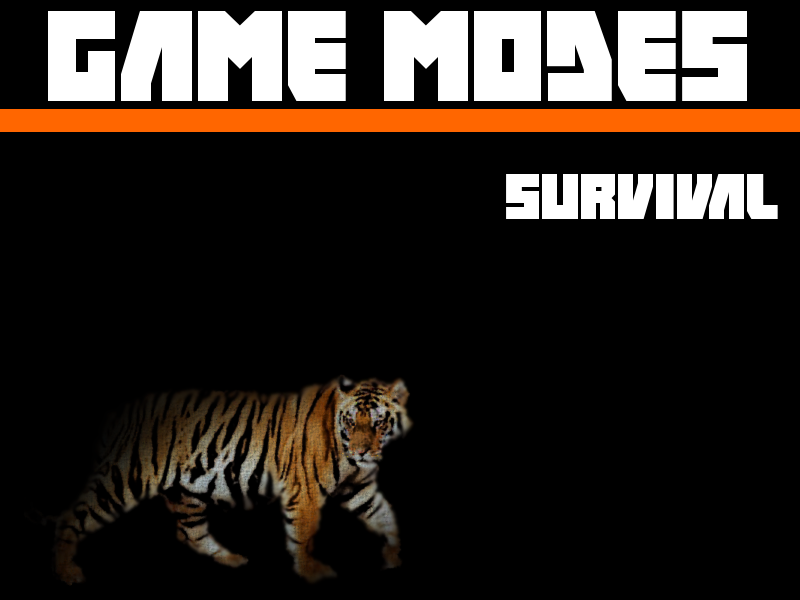
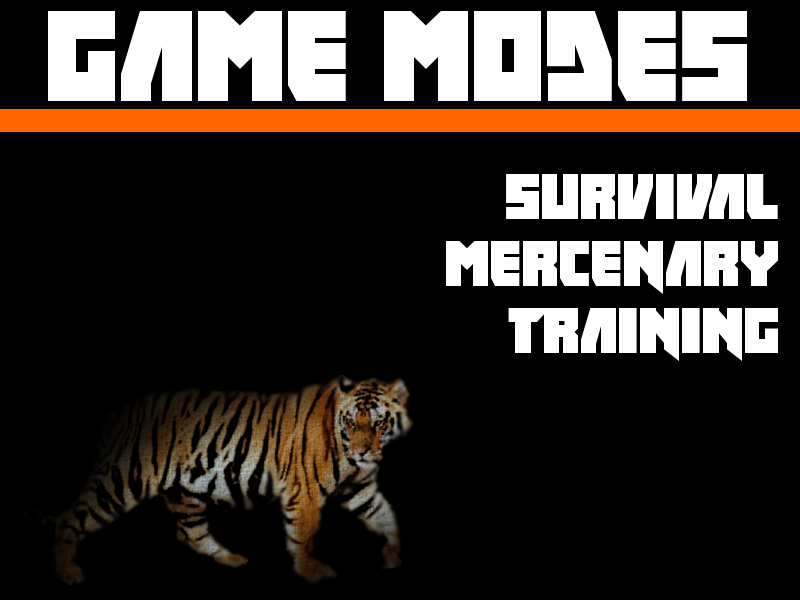
Layer changes from the first 800 x 600 image to the second:
renamed "Survival" to "Survival ...", painted on it over <box>446,241,778,361</box>
